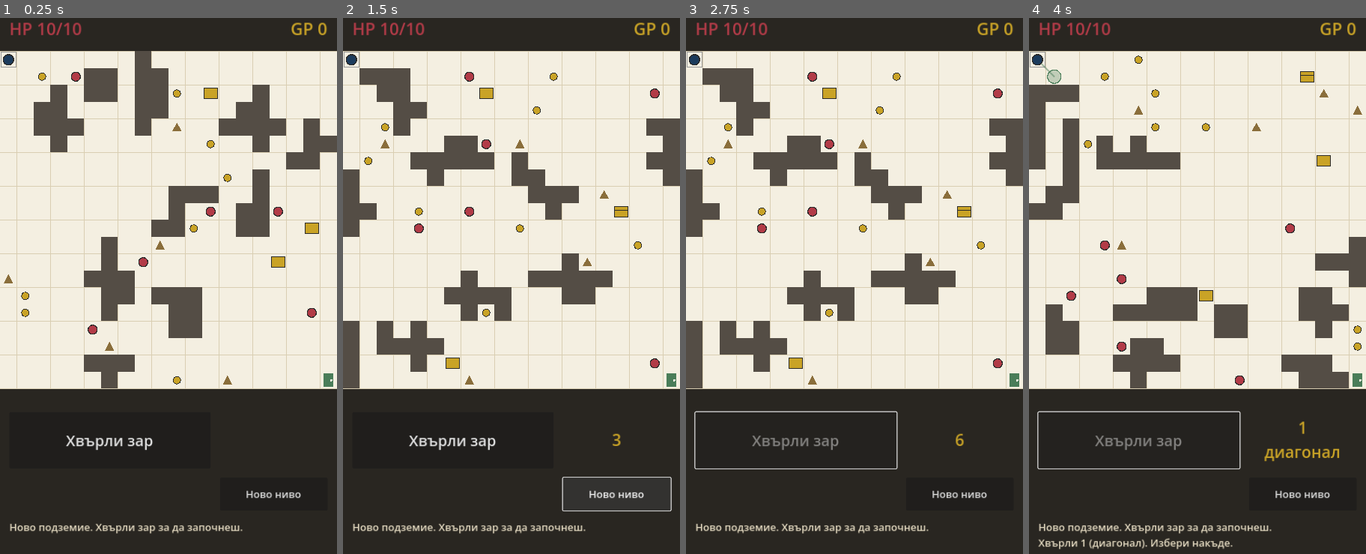
Above: before the commit, frames 1-4 (left to right).
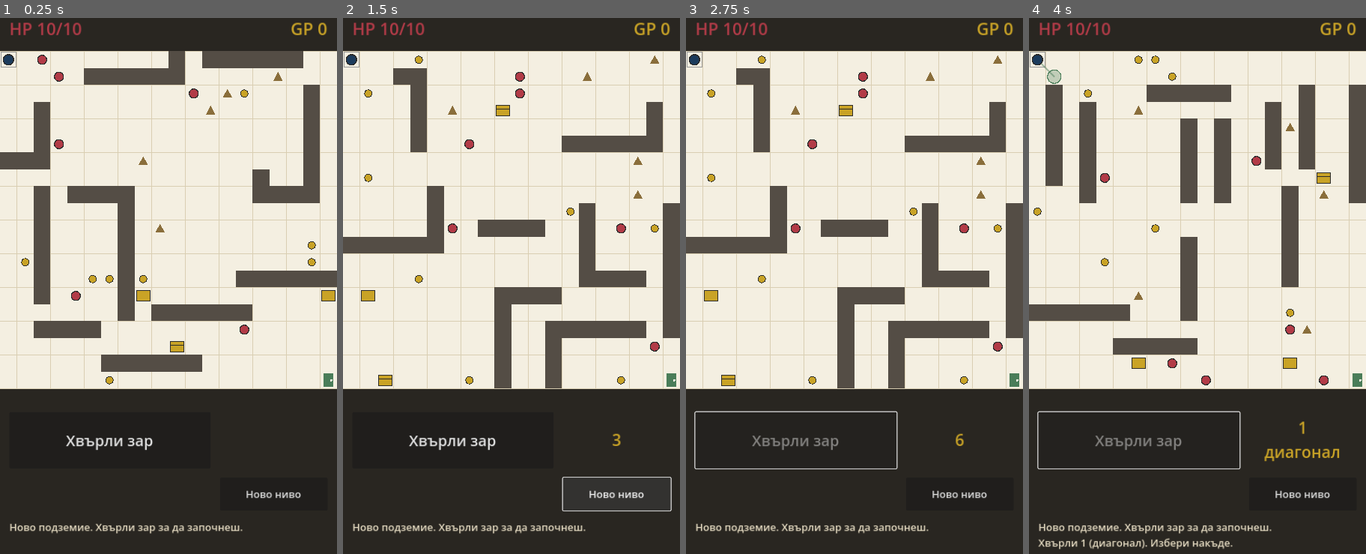
Above: after the commit, the same moments.

Repository: ViliyanSG/paper-dungeon
Game: Godot game, scene res://Main.tscn
The game is run twice, just before and just after one commit, with the same random seed, the same clock (stepped at 60 frames per second) and the same inputs.
Inputs:
- Up to frame 1 (0.25 s): no input
- Up to frame 2 (1.5 s): click "Хвърли зар" at 0.5 s; click "Ново ниво" at 1.25 s
- Up to frame 3 (2.75 s): click "Хвърли зар" at 2 s
- Up to frame 4 (4 s): click "Ново ниво" at 2.75 s; click "Хвърли зар" at 3.5 s

The runs differ from the first frame. In frame 1, 17% of the frame differs, in the area x 0-100%, y 6-70%; in frame 2, 18%; in frame 3, 18%; in frame 4, 19%.

Commit message:
Walls as 1-cell-thick snaking lines (straight runs + occasional 90-degree turns), no 2x2 squares, more dungeon-like
Co-Authored-By: Claude Opus 4.8 <noreply@anthropic.com>

Diff:
--- a/main.gd
+++ b/main.gd
@@ -156,14 +156,14 @@
 		walls = {}
 		var placed := 0
 		var tries := 0
-		while placed < target and tries < 250:
+		while placed < target and tries < 300:
 			tries += 1
-			var blob := _make_blob(4 + randi() % 5)  # 4..8 cells
-			if blob.size() < 4:
+			var wall := _make_wall()
+			if wall.size() < 4:
 				continue
-			for c in blob:
+			for c in wall:
 				walls[c] = true
-			placed += blob.size()
+			placed += wall.size()
 		var reach := _reachable(entrance)
 		if reach.has(exit_cell):
 			_populate_entities(reach)
@@ -173,41 +173,78 @@
 	_populate_entities(_reachable(entrance))
 
 
-# Grow one connected wall (orthogonal adjacency) of up to `target` cells,
-# kept isolated from other walls by at least one empty cell.
-func _make_blob(target: int) -> Array:
-	var start_cell := Vector2i(randi() % COLS, randi() % ROWS)
-	if not _blob_cell_ok(start_cell, {}):
+# Lay one wall: a 1-cell-thick line that runs straight and occasionally turns
+# 90° (an L / gentle snake). Never forms a 2x2 block and stays isolated from
+# other walls by at least one empty cell.
+func _make_wall() -> Array:
+	var cells := {}
+	var ordered: Array = []
+	var cur := Vector2i(randi() % COLS, randi() % ROWS)
+	if not _wall_cell_ok(cur, cells):
 		return []
-	var blob := {start_cell: true}
-	while blob.size() < target:
-		var cands: Array = []
-		for bc in blob:
-			for d in ORTHO_DIRS:
-				var nc: Vector2i = bc + d
-				if not blob.has(nc) and _blob_cell_ok(nc, blob):
-					cands.append(nc)
-		if cands.is_empty():
+	cells[cur] = true
+	ordered.append(cur)
+
+	var dir := _rand_axis_dir()
+	var total_len := 4 + randi() % 8     # 4..11 cells
+	var until_bend := 3 + randi() % 4    # run straight a bit before turning
+	while ordered.size() < total_len:
+		var nxt: Vector2i = cur + dir
+		if not _wall_cell_ok(nxt, cells):
 			break
-		blob[cands[randi() % cands.size()]] = true
-	return blob.keys()
-
-
-# A cell may join a blob if it is in bounds, not the entrance/exit, and not
-# touching (8-neighbourhood) any wall that belongs to a different blob.
-func _blob_cell_ok(cell: Vector2i, blob: Dictionary) -> bool:
+		cells[nxt] = true
+		ordered.append(nxt)
+		cur = nxt
+		until_bend -= 1
+		if until_bend <= 0 and randi() % 100 < 45:
+			dir = _perp(dir)
+			until_bend = 3 + randi() % 4
+	return ordered
+
+
+func _wall_cell_ok(cell: Vector2i, cells: Dictionary) -> bool:
 	if cell.x < 0 or cell.y < 0 or cell.x >= COLS or cell.y >= ROWS:
 		return false
 	if cell == Vector2i(0, 0) or cell == exit_cell:
 		return false
-	if walls.has(cell):
+	if walls.has(cell) or cells.has(cell):
 		return false
+	# isolation: no committed wall (from another wall) in the 8-neighbourhood
 	for dy in range(-1, 2):
 		for dx in range(-1, 2):
-			var nb := cell + Vector2i(dx, dy)
-			if walls.has(nb) and not blob.has(nb):
+			if walls.has(cell + Vector2i(dx, dy)):
 				return false
+	# keep 1-thick: adding this cell must not complete any 2x2 block
+	if _would_make_square(cell, cells):
+		return false
 	return true
+
+
+func _would_make_square(cell: Vector2i, cells: Dictionary) -> bool:
+	for corner in [Vector2i(0, 0), Vector2i(-1, 0), Vector2i(0, -1), Vector2i(-1, -1)]:
+		var full := true
+		for off in [Vector2i(0, 0), Vector2i(1, 0), Vector2i(0, 1), Vector2i(1, 1)]:
+			var cc: Vector2i = cell + corner + off
+			if cc != cell and not cells.has(cc):
+				full = false
+				break
+		if full:
+			return true
+	return false
+
+
+func _rand_axis_dir() -> Vector2i:
+	match randi() % 4:
+		0: return Vector2i(1, 0)
+		1: return Vector2i(-1, 0)
+		2: return Vector2i(0, 1)
+		_: return Vector2i(0, -1)
+
+
+func _perp(d: Vector2i) -> Vector2i:
+	if d.x != 0:
+		return Vector2i(0, 1) if randi() % 2 == 0 else Vector2i(0, -1)
+	return Vector2i(1, 0) if randi() % 2 == 0 else Vector2i(-1, 0)
 
 
 # Cells reachable by straight slides (1..6 in any of 8 directions), transitively.
